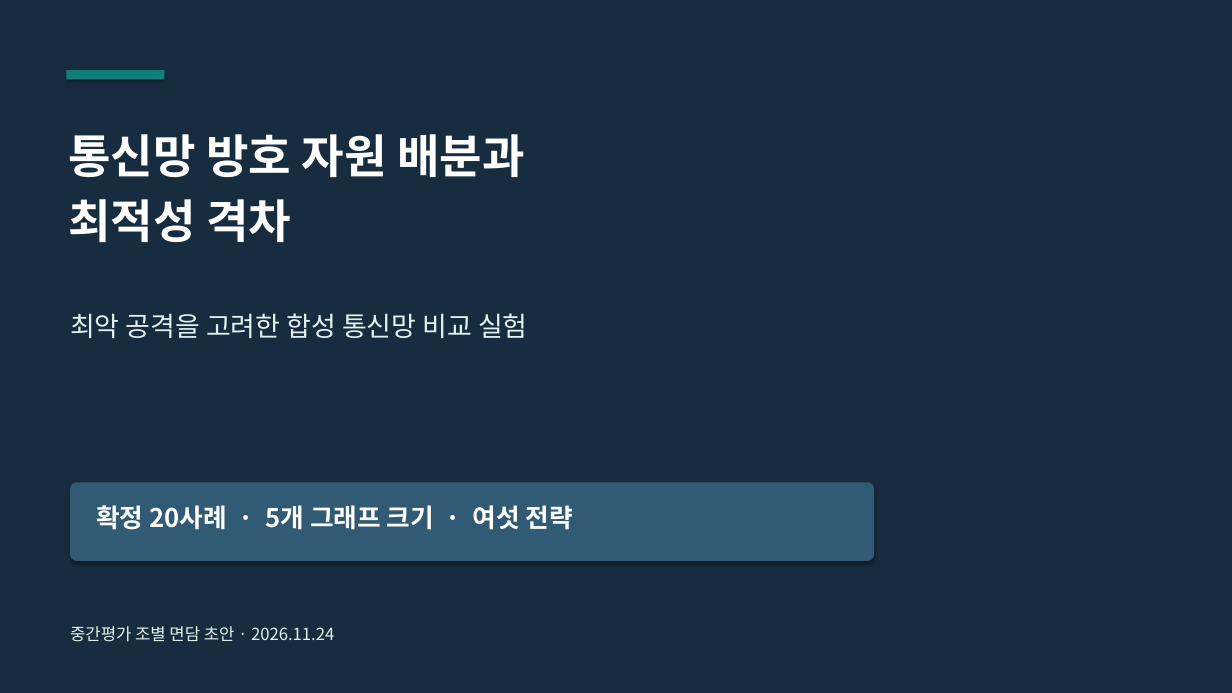
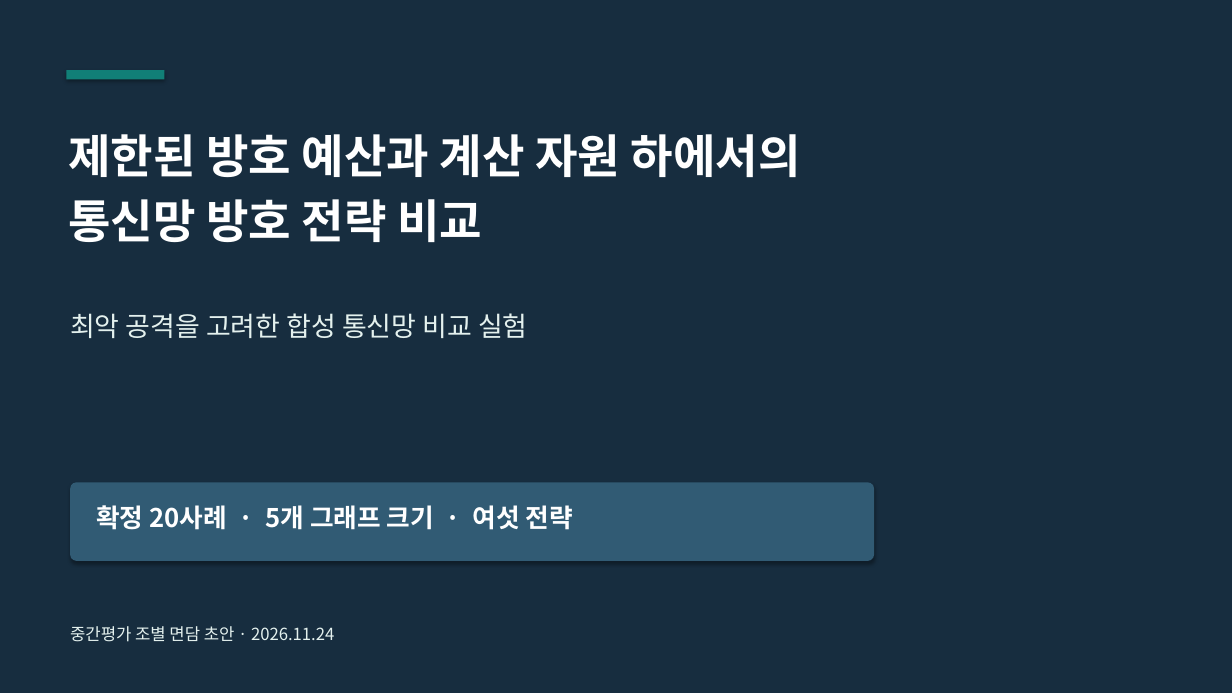
Before and after one commit to d86729/os-project-26-2, a slide deck: slide 1 of presentation/면담자료.pptx. Drawn at 1232x693 pixels with LibreOffice and Linux fonts; fonts in the diff are those of the drawing. Boxes give left, top, right and bottom in pixels: in the first picture for what was removed or moved away, otherwise in the second. Text is boxed around its words. In the diff, an @@ line names an element or a change of style, - is before the commit and + after.

```diff
--- a/presentation/면담자료.pptx
+++ b/presentation/면담자료.pptx
@@ text at [68, 134, 801, 242]: text changed @@
-통신망 방호 자원 배분과
-최적성 격차
+제한된 방호 예산과 계산 자원 하에서의
+통신망 방호 전략 비교
```
Also in this commit, not shown: 2 other files.
